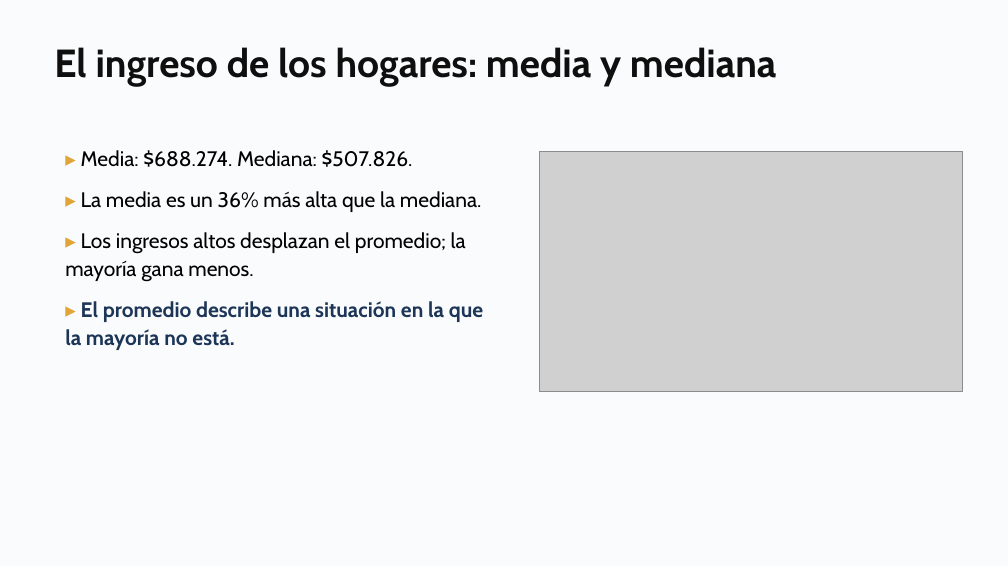
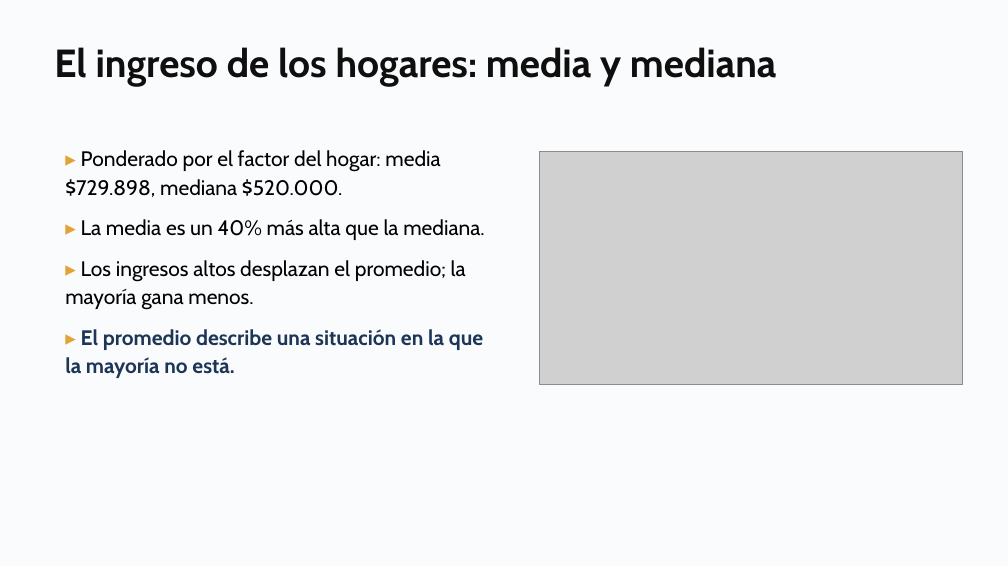
Before and after one commit to daniopitz/cienciadatos, a slide deck: slide 29 of presentaciones/clase02_pandas_eda.pptx (slide 28 before the commit). Drawn at 1008x566 pixels with LibreOffice and Linux fonts; fonts in the diff are those of the drawing; grey boxes stand for pictures. Boxes give left, top, right and bottom in pixels: in the first picture for what was removed or moved away, otherwise in the second. Text is boxed around its words. In the diff, an @@ line names an element or a change of style, - is before the commit and + after.

```diff
--- a/presentaciones/clase02_pandas_eda.pptx
+++ b/presentaciones/clase02_pandas_eda.pptx
@@ text at (x1=65, y1=150, x2=484, y2=240): text changed @@
-▸ Media: $688.274. Mediana: $507.826.
-▸ La media es un 36% más alta que la mediana.
+▸ Ponderado por el factor del hogar: media $729.898, mediana $520.000.
+▸ La media es un 40% más alta que la mediana.
@@ picture resized from (x1=539, y1=151, x2=963, y2=392) to (x1=539, y1=151, x2=963, y2=385) @@
```
Also in this commit, not shown: 4 other slides changed, 1 slide added, 2 other files.
